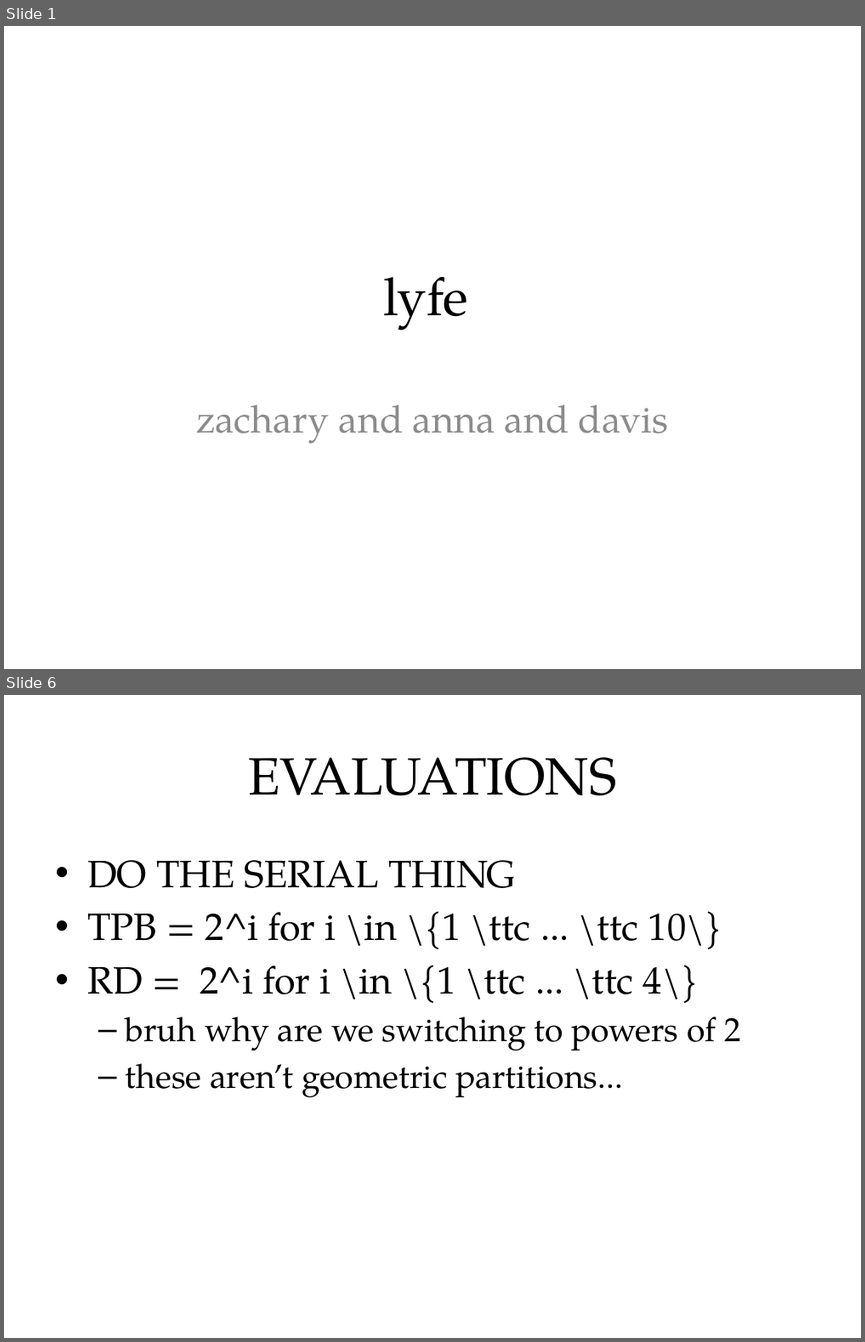
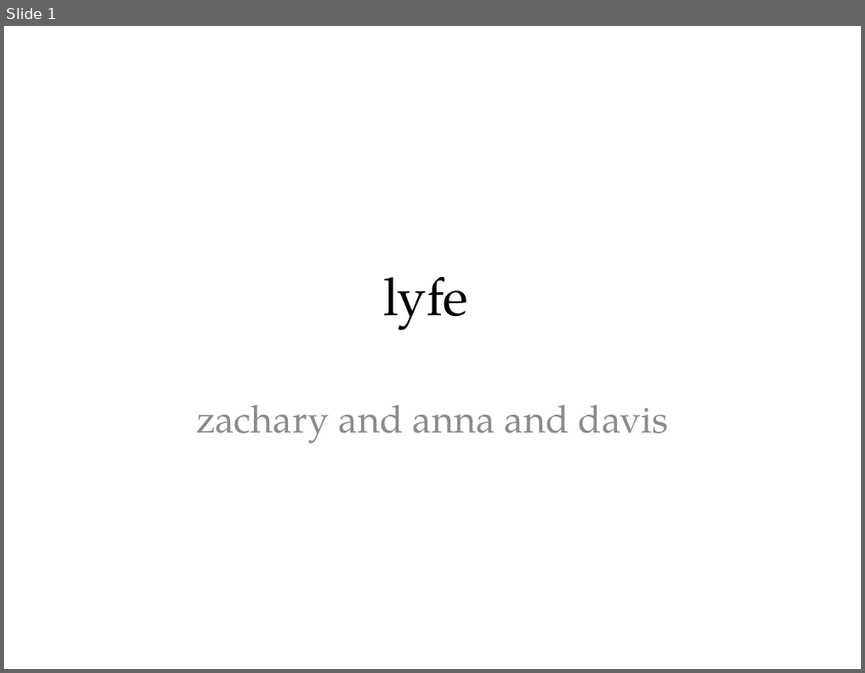
Before and after one commit to blinderm/game-of-life, a slide deck: presentation/CSC213_presentation.pptx. Shown one above the other, each under a label of ours: slides 1 and 6 before the commit, slide 1 after it; the slides between them are not shown. The pictures are 865x1342 and 865x673 pixels, drawn with LibreOffice and Linux fonts; fonts in the diff are those of the drawing. Boxes give left, top, right and bottom in pixels: in the first picture for what was removed or moved away, otherwise in the second. Text is boxed around its words. In the diff, an @@ line names an element or a change of style, - is before the commit and + after.

```diff
--- a/presentation/CSC213_presentation.pptx
+++ b/presentation/CSC213_presentation.pptx
@@ slide 6 removed at (x1=4, y1=695, x2=861, y2=1338), background #FFFFFF @@
@@ title removed at (x1=248, y1=757, x2=616, y2=796) @@
-EVALUATIONS
@@ text removed at (x1=87, y1=860, x2=741, y2=1097) @@
-• DO THE SERIAL THING
-• TPB = 2^i for i \in \{1 \ttc ... \ttc 10\}
-• RD = 2^i for i \in \{1 \ttc ... \ttc 4\}
-  – bruh why are we switching to powers of 2
-  – these aren’t geometric partitions...
```
Also in this commit, not shown: 6 slides changed, 4 slides added, 6 other files.
